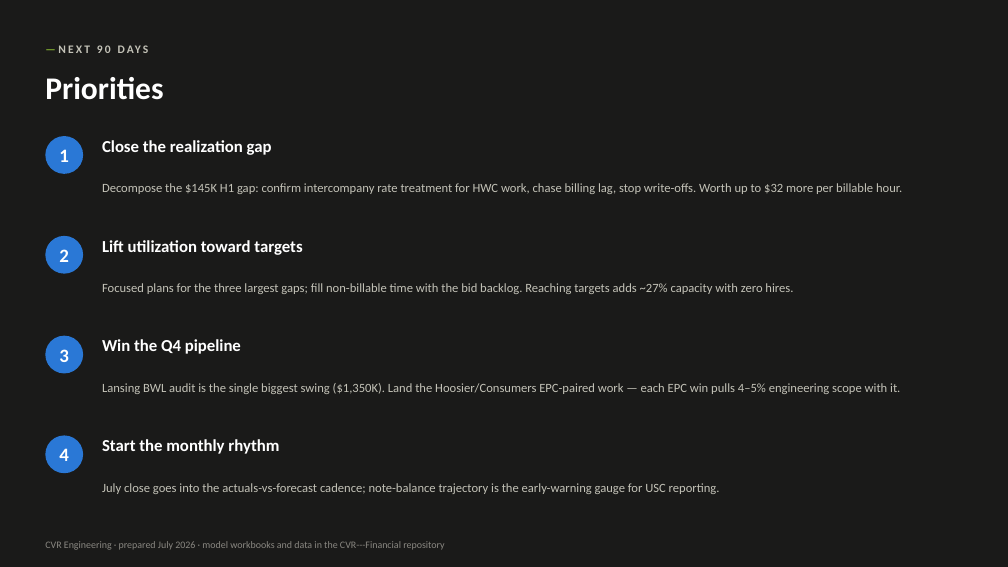
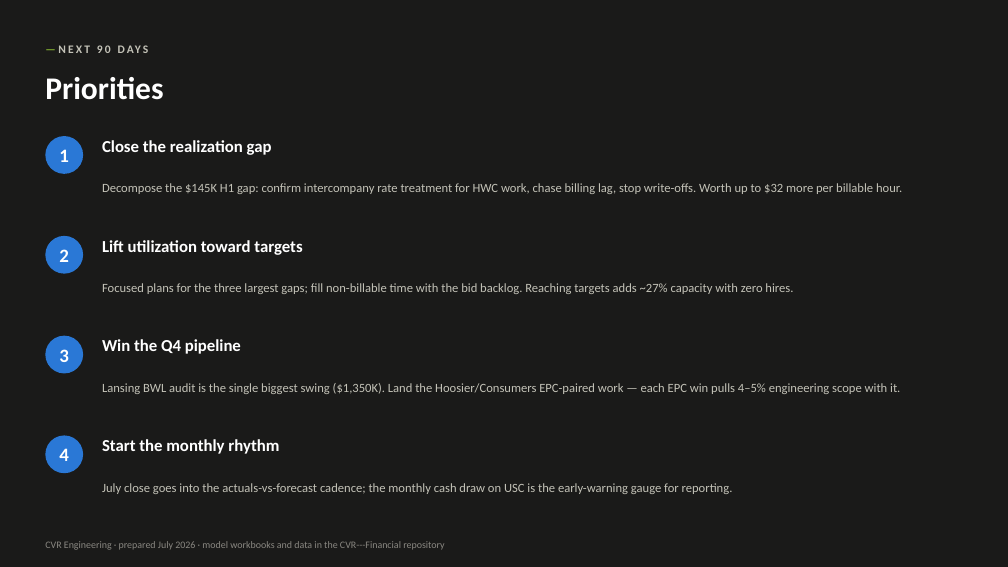
Before and after one commit to codlingjim-debug/CVR---Financial, a slide deck: slide 21 of reports/CVR_Deck_Jun2026.pptx. Drawn at 1008x567 pixels with LibreOffice and Linux fonts; fonts in the diff are those of the drawing. Boxes give left, top, right and bottom in pixels: in the first picture for what was removed or moved away, otherwise in the second. Text is boxed around its words. In the diff, an @@ line names an element or a change of style, - is before the commit and + after.

```diff
--- a/reports/CVR_Deck_Jun2026.pptx
+++ b/reports/CVR_Deck_Jun2026.pptx
@@ text at (102,483,733,494): text changed @@
-July close goes into the actuals-vs-forecast cadence; note-balance trajectory is the early-warning gauge for USC reporting.
+July close goes into the actuals-vs-forecast cadence; the monthly cash draw on USC is the early-warning gauge for reporting.
```
Also in this commit, not shown: 2 other slides changed, 1 slide added, 1 slide removed, 1 other file.
